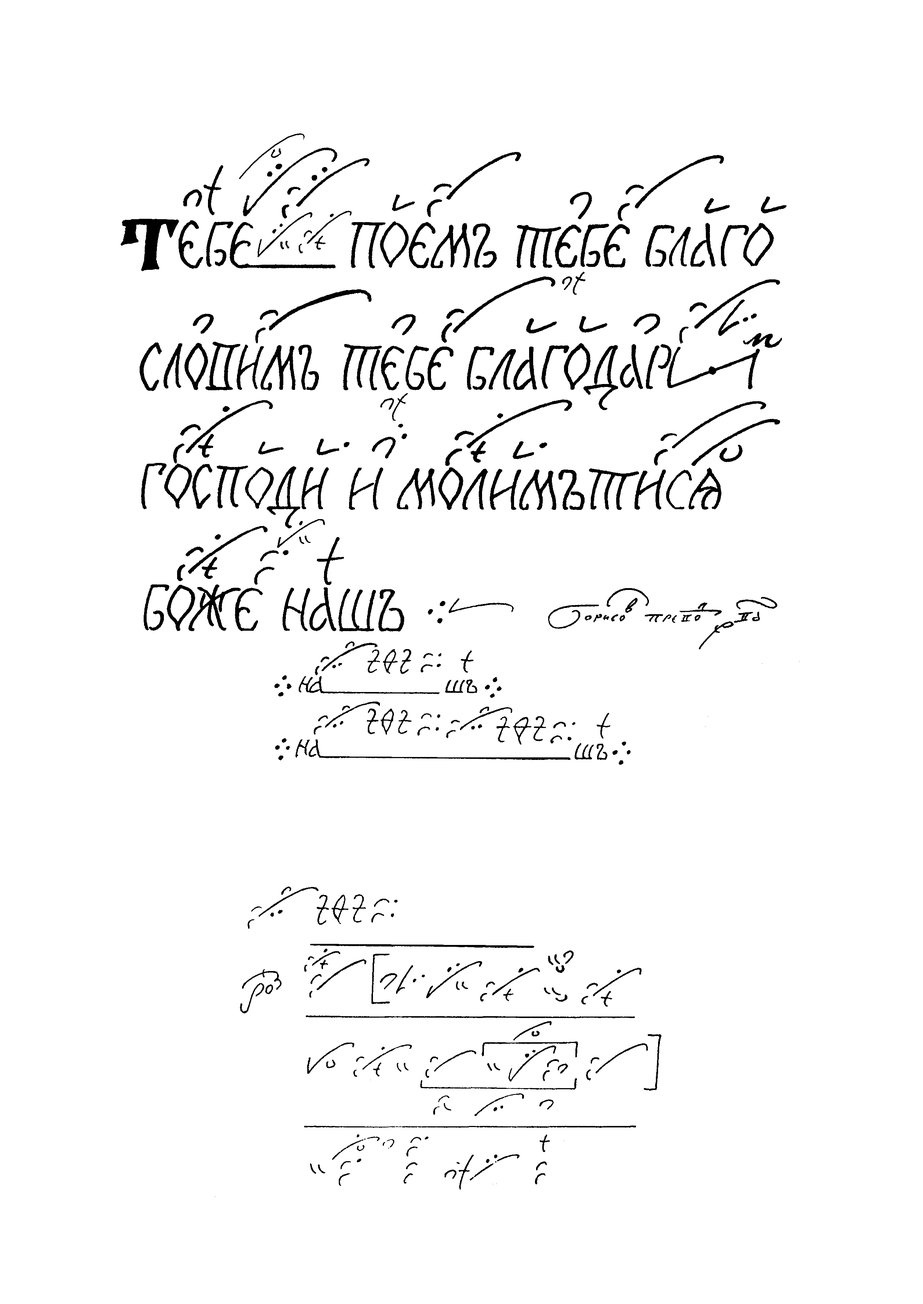
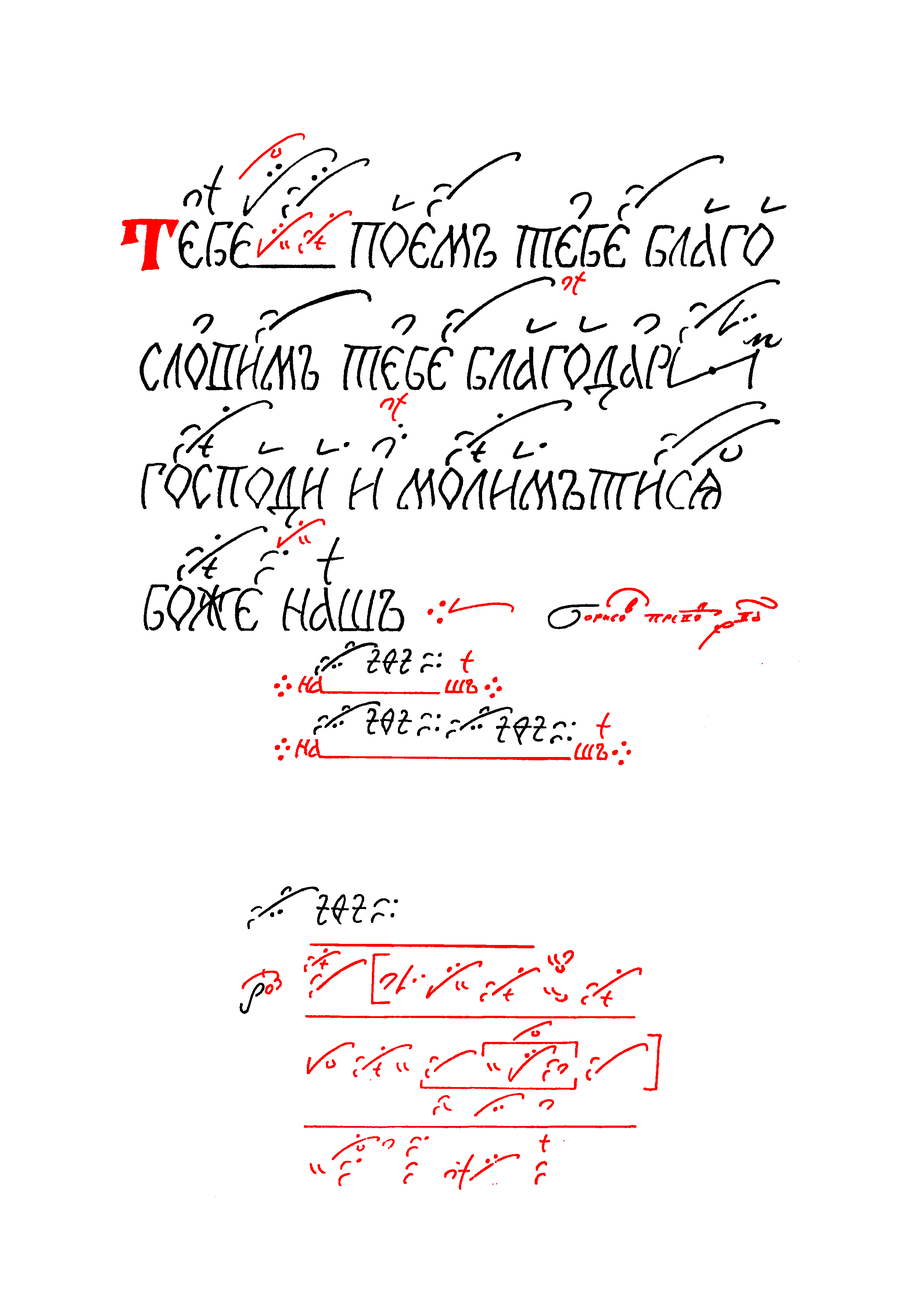
Layers edited between the first and the second w=923, h=1304 image:
painted on "Червила" over [120, 132, 778, 1191]
painted on "Чернила" over [120, 133, 778, 1190]
